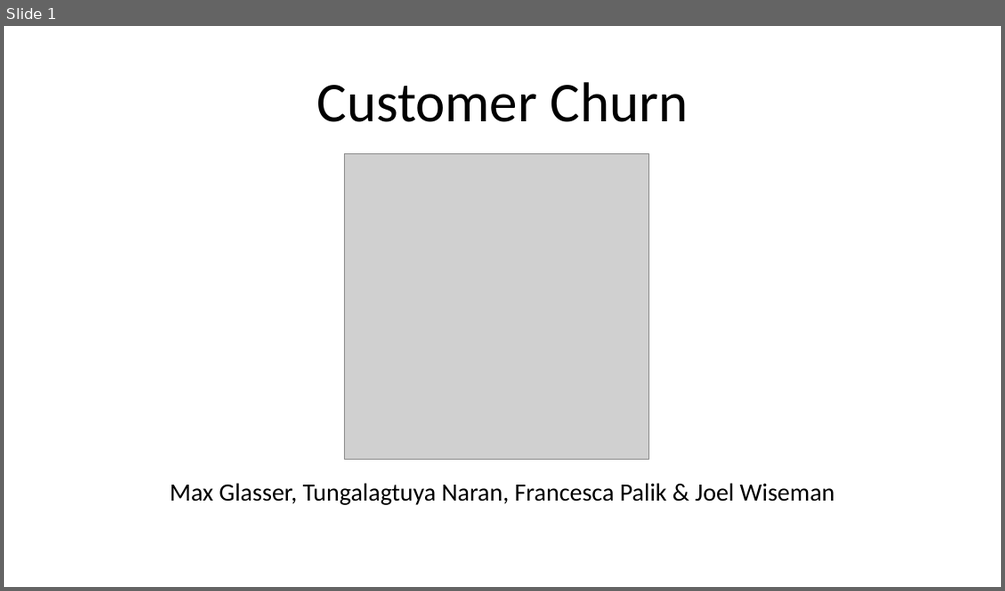
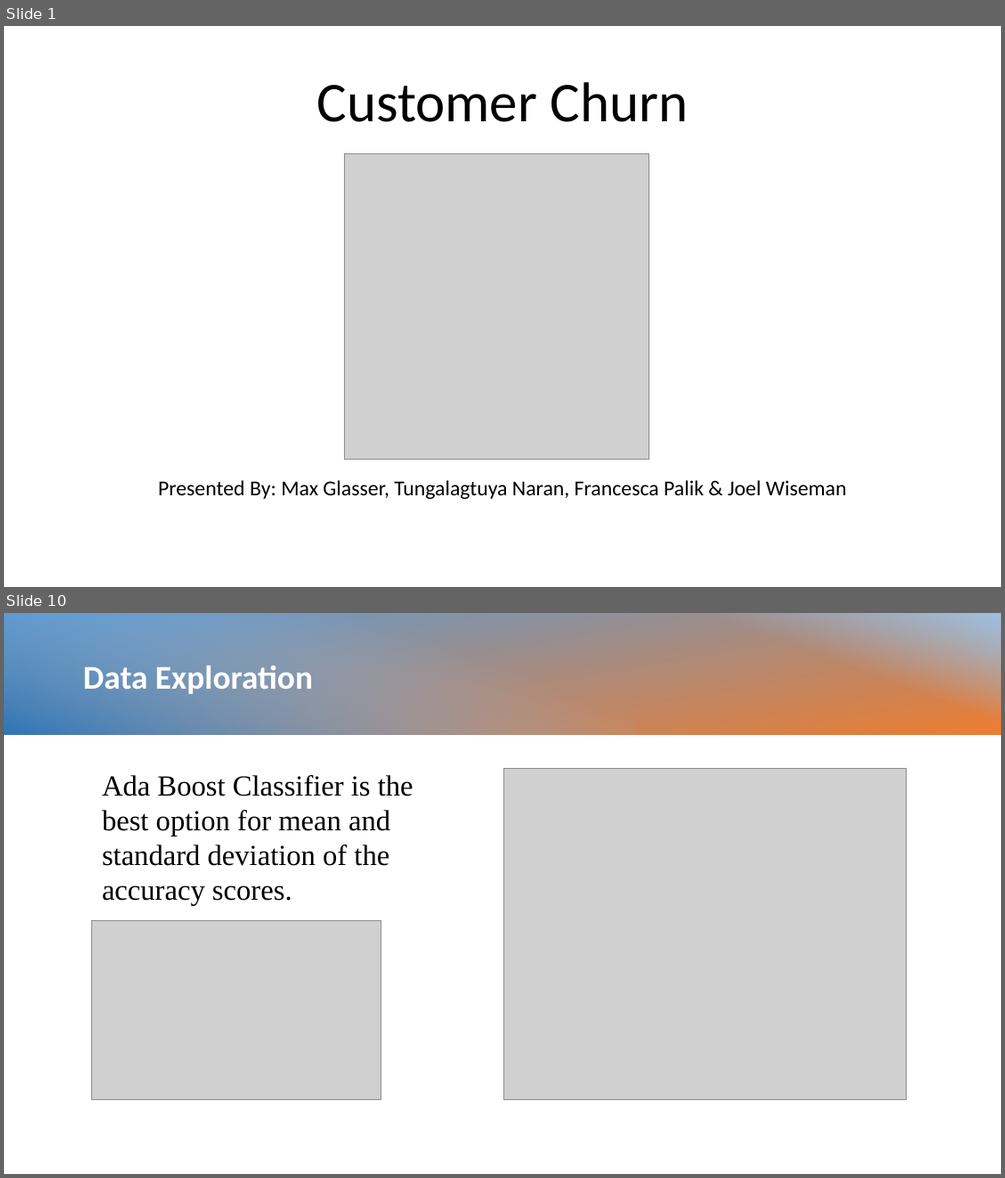
Before and after one commit to mglasser123/Project4, a slide deck: Customer Churn.pptx. Shown one above the other, each under a label of ours: slide 1 before the commit, slides 1 and 10 after it; the slides between them are not shown. The pictures are 1005x591 and 1005x1178 pixels, drawn with LibreOffice and Linux fonts; fonts in the diff are those of the drawing; grey boxes stand for pictures. Boxes give left, top, right and bottom in pixels: in the first picture for what was removed or moved away, otherwise in the second. Text is boxed around its words. In the diff, an @@ line names an element or a change of style, - is before the commit and + after.

```diff
--- a/Customer Churn.pptx
+++ b/Customer Churn.pptx
@@ slide 10 added at bbox=[4, 613, 1001, 1174], background #FFFFFF @@
@@ rectangle added at bbox=[4, 613, 1001, 735], fill gradient #5B9BD5 to #ED7D31 @@
@@ rectangle added at bbox=[4, 613, 635, 735], fill gradient #9DC3E6 to #2E75B6 @@
@@ rectangle added at bbox=[588, 613, 1001, 735], fill gradient #9DC3E6 @@
@@ text added at bbox=[83, 666, 313, 694], 32 pt, text #FFFFFF, bold @@
+Data Exploration
@@ picture added at bbox=[504, 769, 906, 1100] @@
@@ text added at bbox=[102, 775, 413, 906], 28 pt, text #000000 @@
+Ada Boost Classifier is the best option for mean and standard deviation of the accuracy scores.
@@ picture added at bbox=[91, 920, 380, 1099] @@
@@ slide 1 changed as well @@
@@ subtitle at bbox=[158, 480, 847, 499]: text changed; size 24 to 20.4 pt @@
-Max Glasser, Tungalagtuya Naran, Francesca Palik & Joel Wiseman
+Presented By: Max Glasser, Tungalagtuya Naran, Francesca Palik & Joel Wiseman
```
Also in this commit, not shown: 2 other slides changed, 10 other slides added, 6 slides removed.
